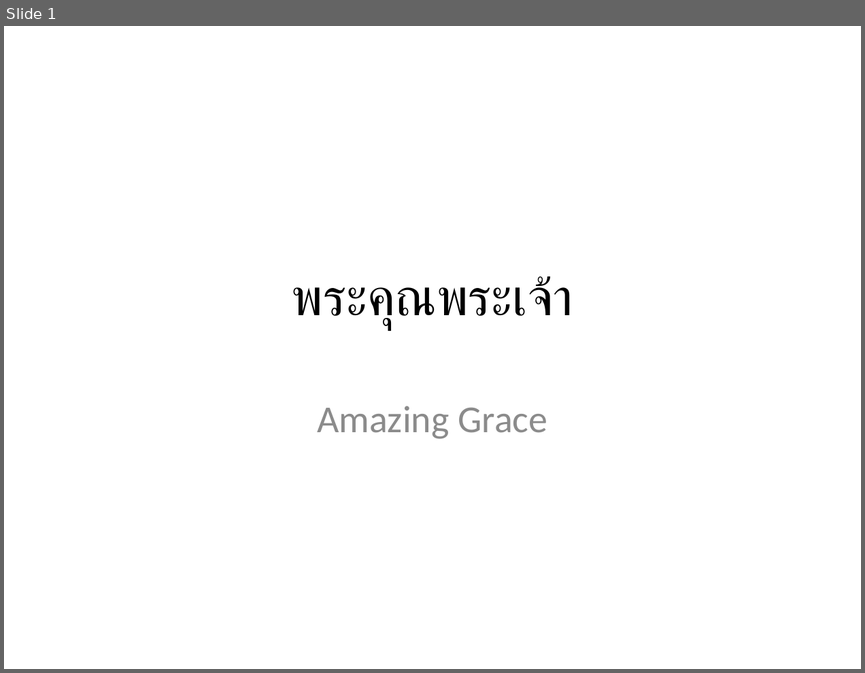
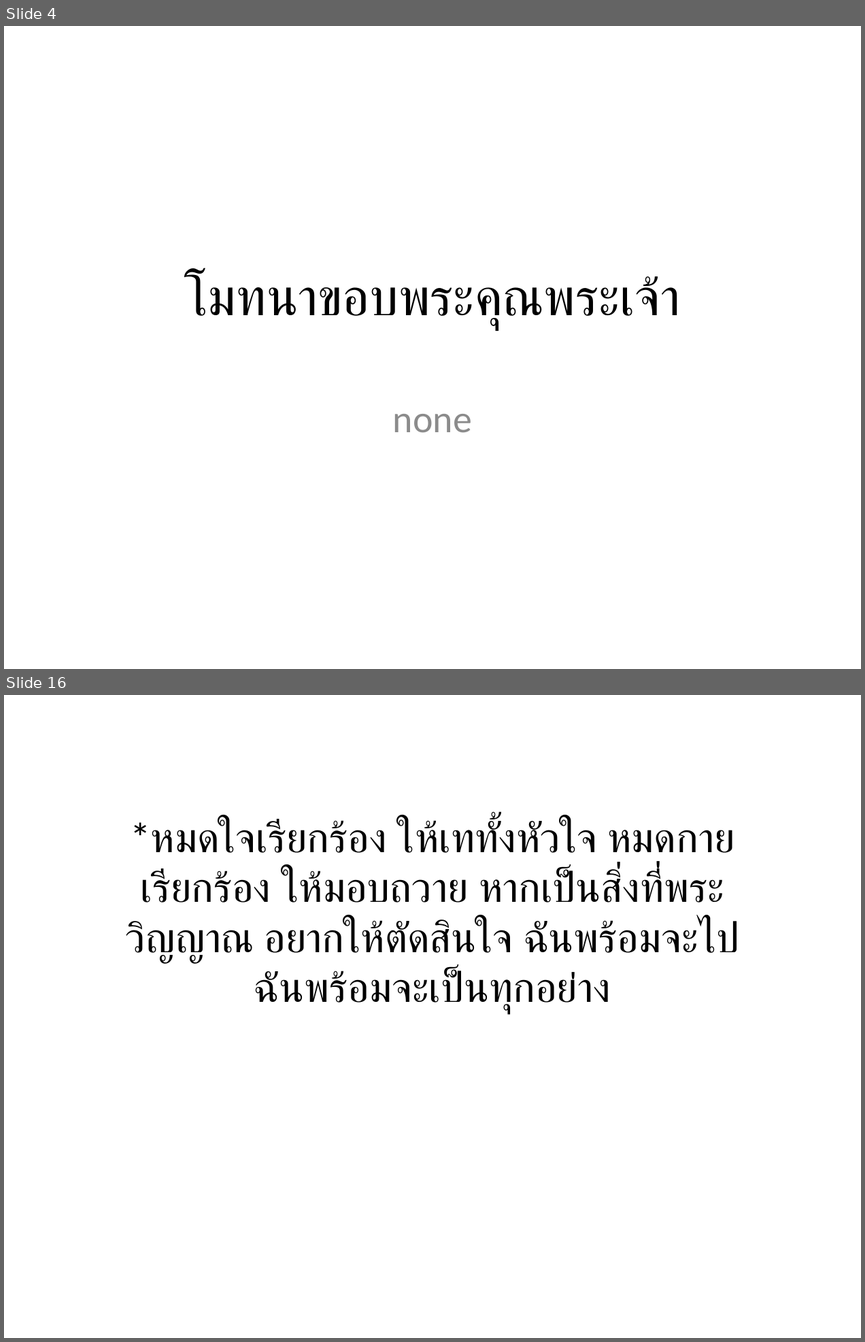
Before and after one commit to mightmay/songpptcreator, a slide deck: finishedppt/WorshipSongs.pptx. Shown one above the other, each under a label of ours: slide 1 before the commit, slides 4 and 16 after it; the slides between them are not shown. The pictures are 865x673 and 865x1342 pixels, drawn with LibreOffice and Linux fonts; fonts in the diff are those of the drawing. Boxes give left, top, right and bottom in pixels: in the first picture for what was removed or moved away, otherwise in the second. Text is boxed around its words. In the diff, an @@ line names an element or a change of style, - is before the commit and + after.

```diff
--- a/finishedppt/WorshipSongs.pptx
+++ b/finishedppt/WorshipSongs.pptx
@@ slide 16 added at <box>4,695,861,1338</box>, background #FFFFFF @@
@@ text added at <box>126,819,739,1014</box>, 35 pt, text #000000 @@
+*หมดใจเรียกร้อง ให้เททั้งหัวใจ หมดกายเรียกร้อง ให้มอบถวาย หากเป็นสิ่งที่พระวิญญาณ อยากให้ตัดสินใจ ฉันพร้อมจะไป ฉันพร้อมจะเป็นทุกอย่าง
@@ what was slide 1 is now slide 4 @@
@@ slide 4 changed as well @@
@@ title at <box>184,274,680,329</box>: text changed @@
-พระคุณพระเจ้า
+โมทนาขอบพระคุณพระเจ้า
@@ subtitle at <box>393,414,472,433</box>: text changed @@
-Amazing Grace
+none
```
Also in this commit, not shown: 14 other slides added, 12 slides removed, 4 other files.
